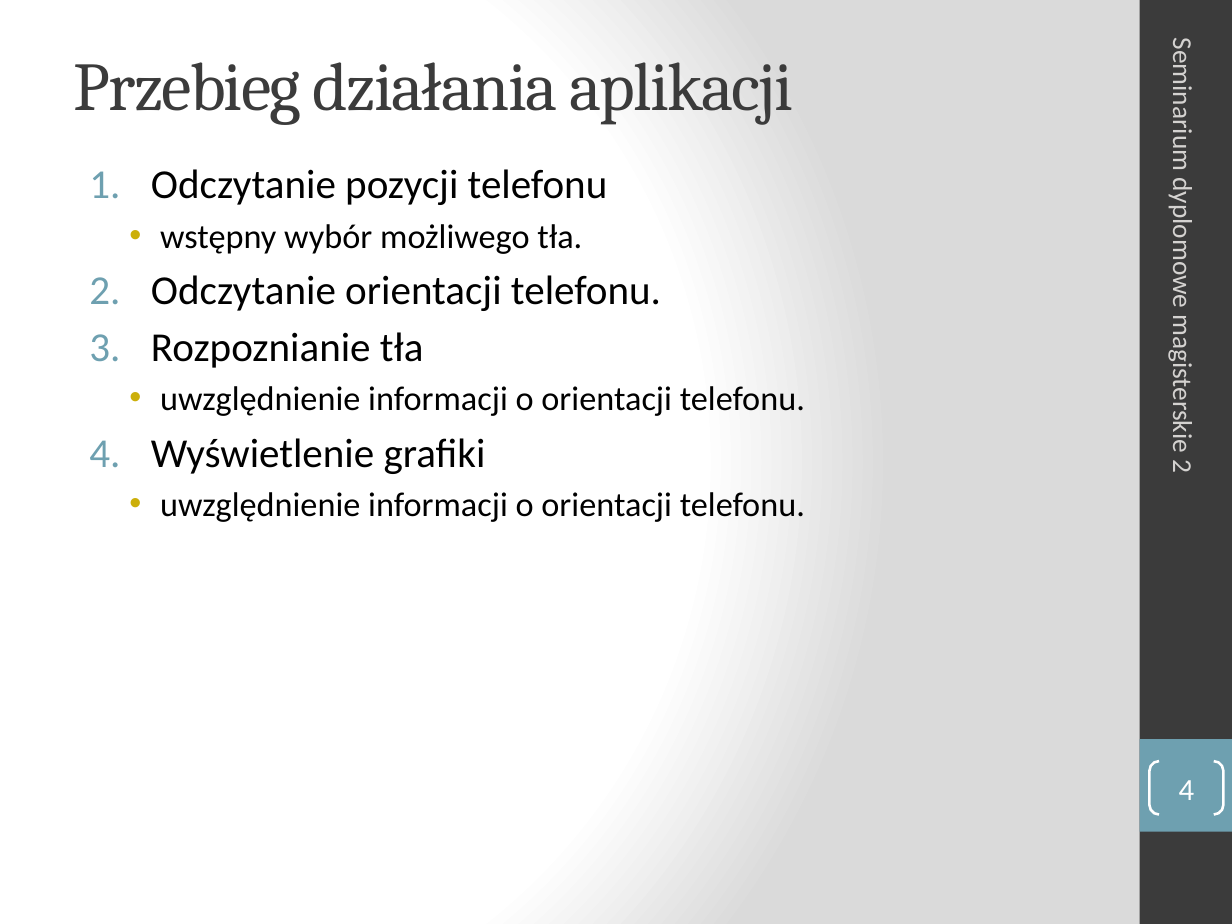
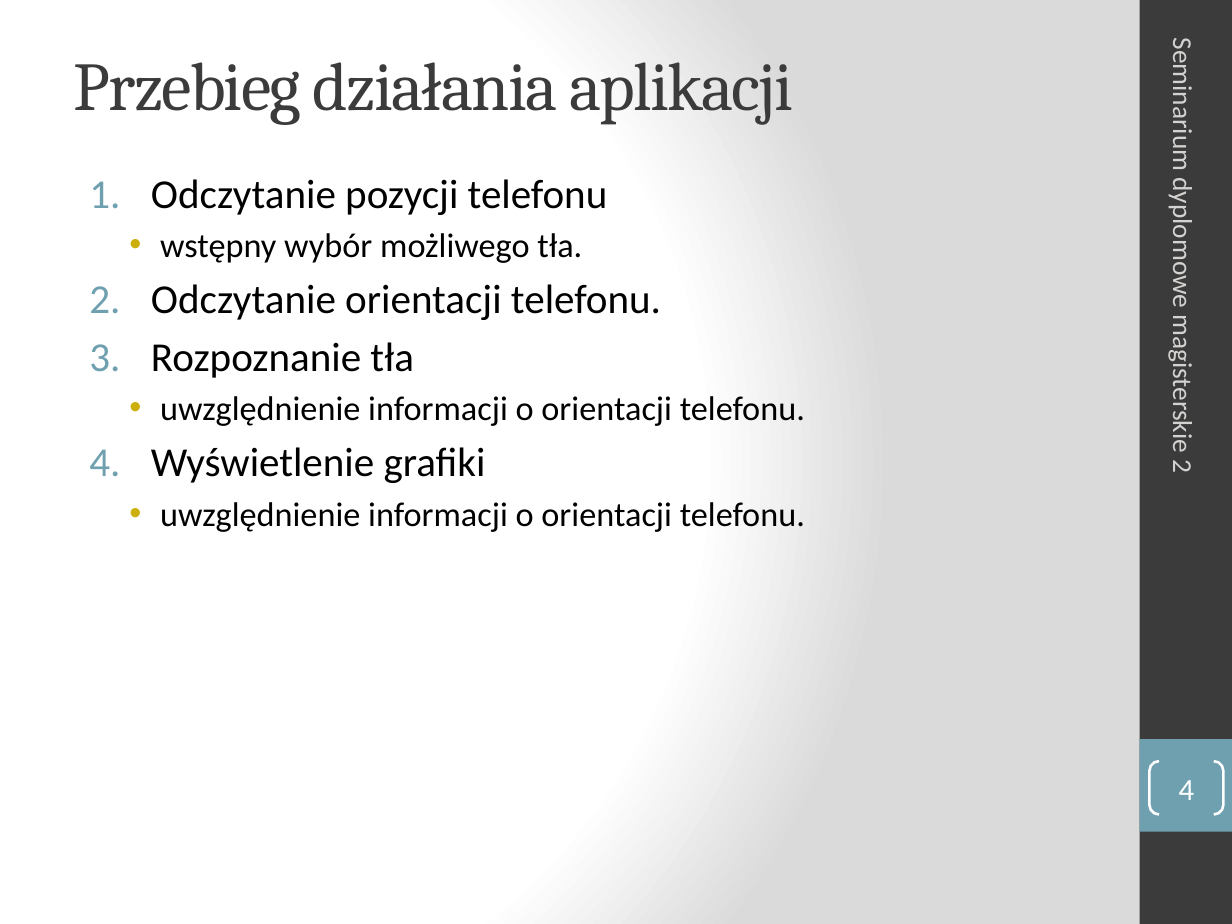
Before and after one commit to manisero/SemesterX, a slide deck: slide 4 of SDM2/manisero/sdm2_Aniserowicz_Michal.pptx. Drawn at 1232x924 pixels with LibreOffice and Linux fonts; fonts in the diff are those of the drawing. Boxes give left, top, right and bottom in pixels: in the first picture for what was removed or moved away, otherwise in the second. Text is boxed around its words. In the diff, an @@ line names an element or a change of style, - is before the commit and + after.

```diff
--- a/SDM2/manisero/sdm2_Aniserowicz_Michal.pptx
+++ b/SDM2/manisero/sdm2_Aniserowicz_Michal.pptx
@@ text "Odczytanie pozycji telefonu": place and size @@
-text "Odczytanie pozycji telefonu" at <box>151,169,805,522</box>
+text "Odczytanie pozycji telefonu" at <box>151,179,805,532</box>
@@ text at <box>151,342,414,378</box>: text changed @@
-3. Rozpoznianie tła
+3. Rozpoznanie tła
```
Also in this commit, not shown: 20 other slides changed.
